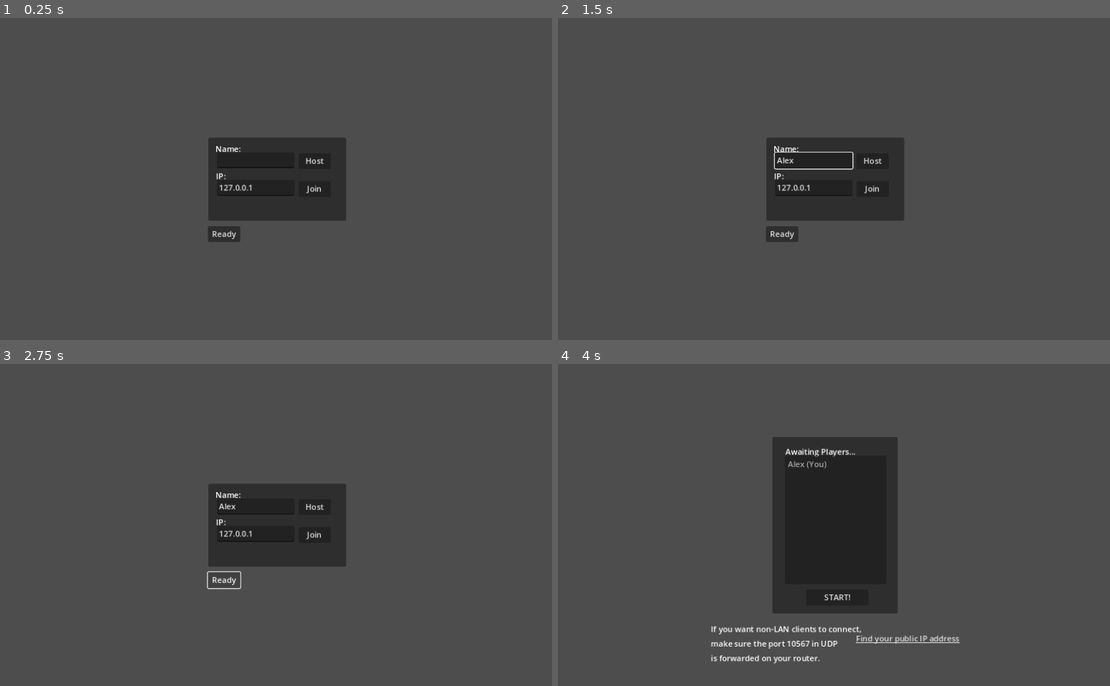
Above: before the commit, frames 1-4 (two rows, left to right).
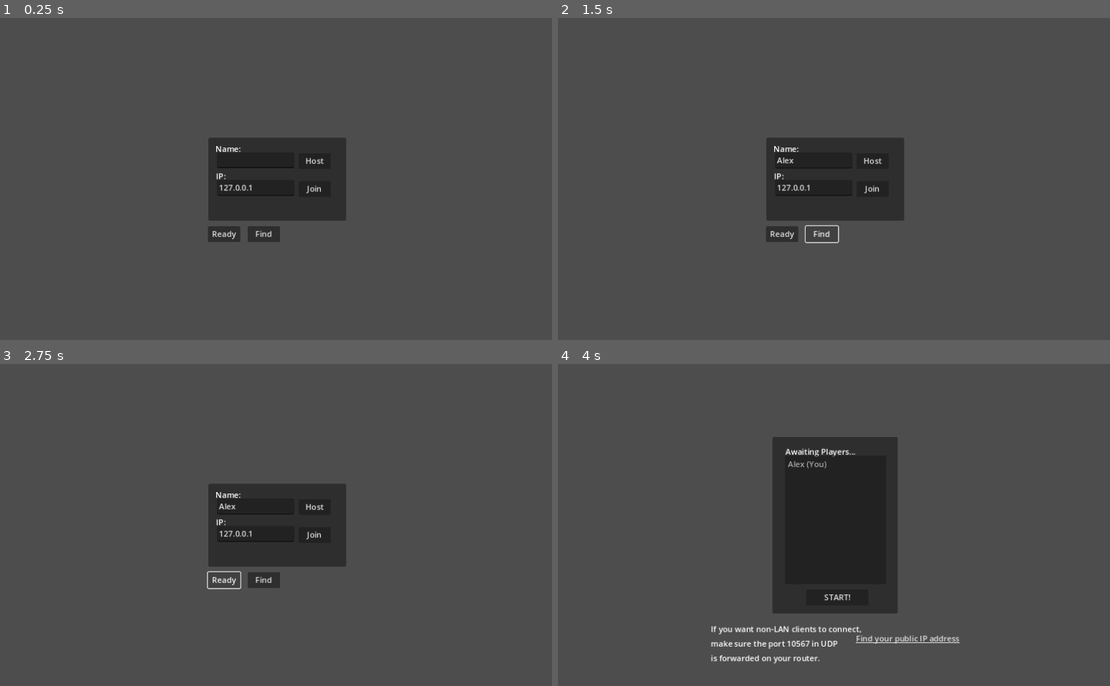
Above: after the commit, the same moments.

Repository: rivet-gg/example-godot-bomber
Game: Godot game, scene res://lobby.tscn
The game is run twice, just before and just after one commit, with the same random seed, the same clock (stepped at 60 frames per second) and the same inputs.
Inputs (mouse positions are in pixels of both pictures, inside the frame that each line leads up to):
- Up to frame 1 (0.25 s): no input
- Up to frame 2 (1.5 s): click (811, 159) at 0.52 s; type "Alex" at 0.6 s; click (822, 233) at 1.25 s, where only the run after the commit has a clickable "Find"
- Up to frame 3 (2.75 s): click "Ready" at 2 s
- Up to frame 4 (4 s): click "Ready" at 2.75 s; click "Host" at 3.5 s

The runs differ from the first frame. In frame 1, 0.3% of the frame differs, in the area x 44-51%, y 64-70%; in frame 2, 0.2%; in frame 3, 0.3%; in frame 4, nothing differs.

Commit message:
Add find lobby

Diff:
--- a/lobby.gd
+++ b/lobby.gd
@@ -14,10 +14,13 @@
 		var desktop_path = OS.get_system_dir(0).replace("\\", "/").split("/")
 		$Connect/Name.text = desktop_path[desktop_path.size() - 2]
 
+func _on_ready_pressed():
+	$RivetClient.lobby_ready()
 
-func _on_ready_pressed():
-	print("readying")
-	$RivetClient.lobby_ready()
+func _on_find_pressed():
+	$RivetClient.find_lobby({
+		"game_modes": ["default"]
+	})
 
 func _on_host_pressed():
 	if $Connect/Name.text == "":
--- a/lobby.tscn
+++ b/lobby.tscn
@@ -175,6 +175,15 @@
 size_flags_vertical = 2
 text = "Ready"
 
+[node name="Host3" type="Button" parent="Connect"]
+offset_left = 78.5
+offset_top = 177.5
+offset_right = 143.5
+offset_bottom = 208.5
+size_flags_horizontal = 2
+size_flags_vertical = 2
+text = "Find"
+
 [node name="ErrorDialog" type="AcceptDialog" parent="."]
 
 [node name="RivetClient" type="Node" parent="."]
@@ -185,3 +194,4 @@
 [connection signal="pressed" from="Connect/Host" to="." method="_on_host_pressed"]
 [connection signal="pressed" from="Connect/Join" to="." method="_on_join_pressed"]
 [connection signal="pressed" from="Connect/Host2" to="." method="_on_ready_pressed"]
+[connection signal="pressed" from="Connect/Host3" to="." method="_on_find_pressed"]
--- a/rivet_client.gd
+++ b/rivet_client.gd
@@ -5,7 +5,10 @@
 var token = "dev_staging.eyJ0eXAiOiJKV1QiLCJhbGciOiJFZERTQSJ9.CO7zlOr0MRDum9Cs_zAaEgoQ3TEdjSdYRVKFdM_hpFsQSiIxQi8KEgoQ8LiU6_EFRIm3J_bcUc9y5RoJMTI3LjAuMC4xIg4KB2RlZmF1bHQQx1IYAg.C_ApBjHtgQDYXciEHn2Ktv2rve8OOEuxHqJO2ZXnLeVyQdZAiZE813cFAAFxjo4gCPj4x5vSKNh2RCzWCdUQDA"
 
 func lobby_ready():
-	_rivet_post("matchmaker", "/lobbies/ready", "{}")
+	_rivet_post("matchmaker", "/lobbies/ready", {})
+
+func find_lobby(body: Variant):
+	_rivet_post("matchmaker", "/lobbies/find", body)
 
 func _build_url(service, path) -> String:
 	return base_url.replace("://", "://" + service + ".") + path
